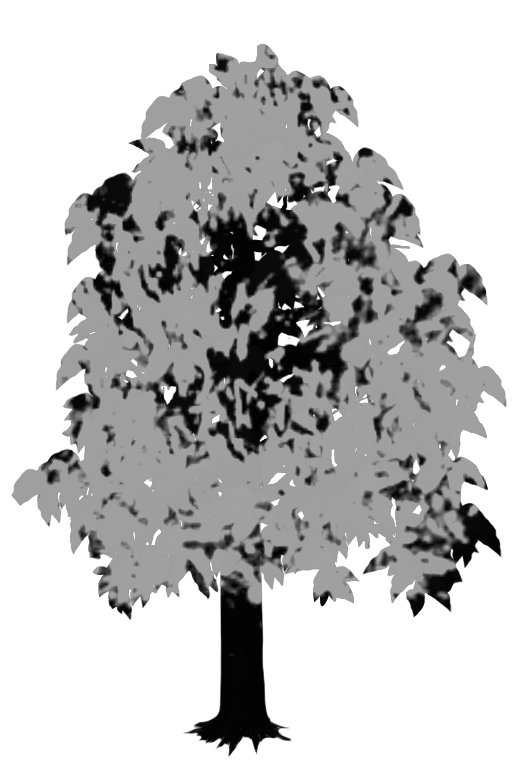
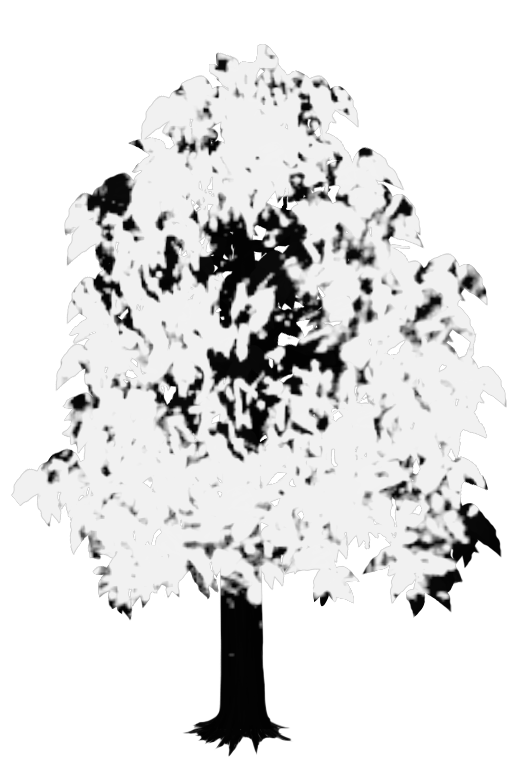
The second w=512, h=768 image is a revision of the first. Changes to its layers:
painted on "Background" over [left=11, top=44, right=507, bottom=657]
